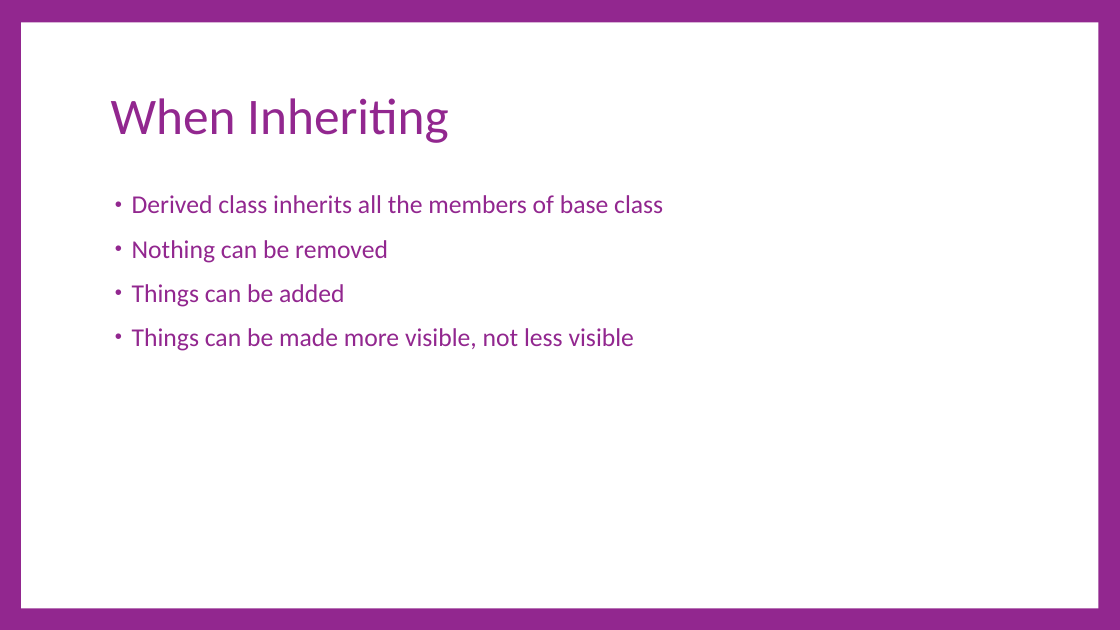
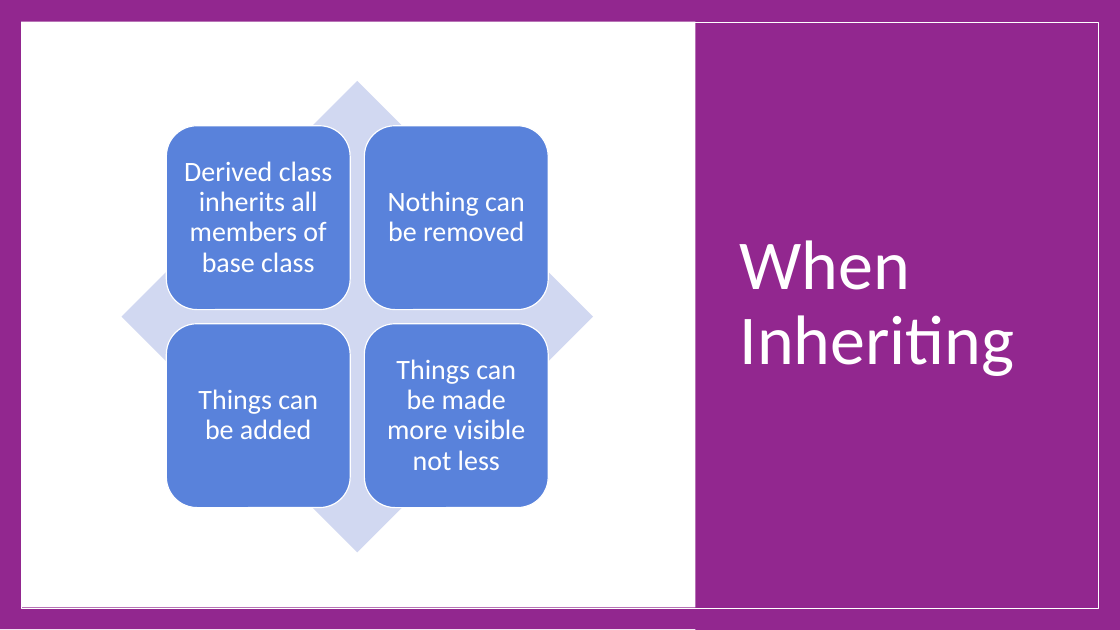
Before and after one commit to cdiggins/cs321, a slide deck: slide 3 of class-notes/cs321-winter-2023-lecture-11-polymorphism.pptx. Drawn at 1120x630 pixels with LibreOffice and Linux fonts; fonts in the diff are those of the drawing. Boxes give left, top, right and bottom in pixels: in the first picture for what was removed or moved away, otherwise in the second. Text is boxed around its words. In the diff, an @@ line names an element or a change of style, - is before the commit and + after.

```diff
--- a/class-notes/cs321-winter-2023-lecture-11-polymorphism.pptx
+++ b/class-notes/cs321-winter-2023-lecture-11-polymorphism.pptx
@@ background #92278F to #FFFFFF @@
@@ rectangle added at (0,0,1120,629), fill #92278F @@
@@ rectangle removed at (21,22,1098,608) @@
@@ rectangle added at (21,22,1098,608), fill #FFFFFF @@
@@ rectangle added at (21,22,1098,608), outline #FFFFFF 1 pt @@
@@ rectangle added at (696,0,1120,630), fill #92278F @@
@@ title "When Inheriting": place and size @@
-title "When Inheriting" at (111,98,449,143)
+title "When Inheriting" at (740,240,1015,376)
@@ title "When Inheriting" at (740,240,1015,376): size 66 to 90 pt, text colour #92278F to #FFFFFF @@
@@ text removed at (132,195,663,351) @@
-• Derived class inherits all the members of base class
-• Nothing can be removed
-• Things can be added
-• Things can be made more visible, not less visible
@@ group added at (122,81,593,553): 4 rounded rectangles, 4 texts, 1 diamond @@
+Derived class inherits all members of base class
+Nothing can be removed
+Things can be added
+Things can be made more visible not less
```
Also in this commit, not shown: 27 other slides changed, 1 other file.
